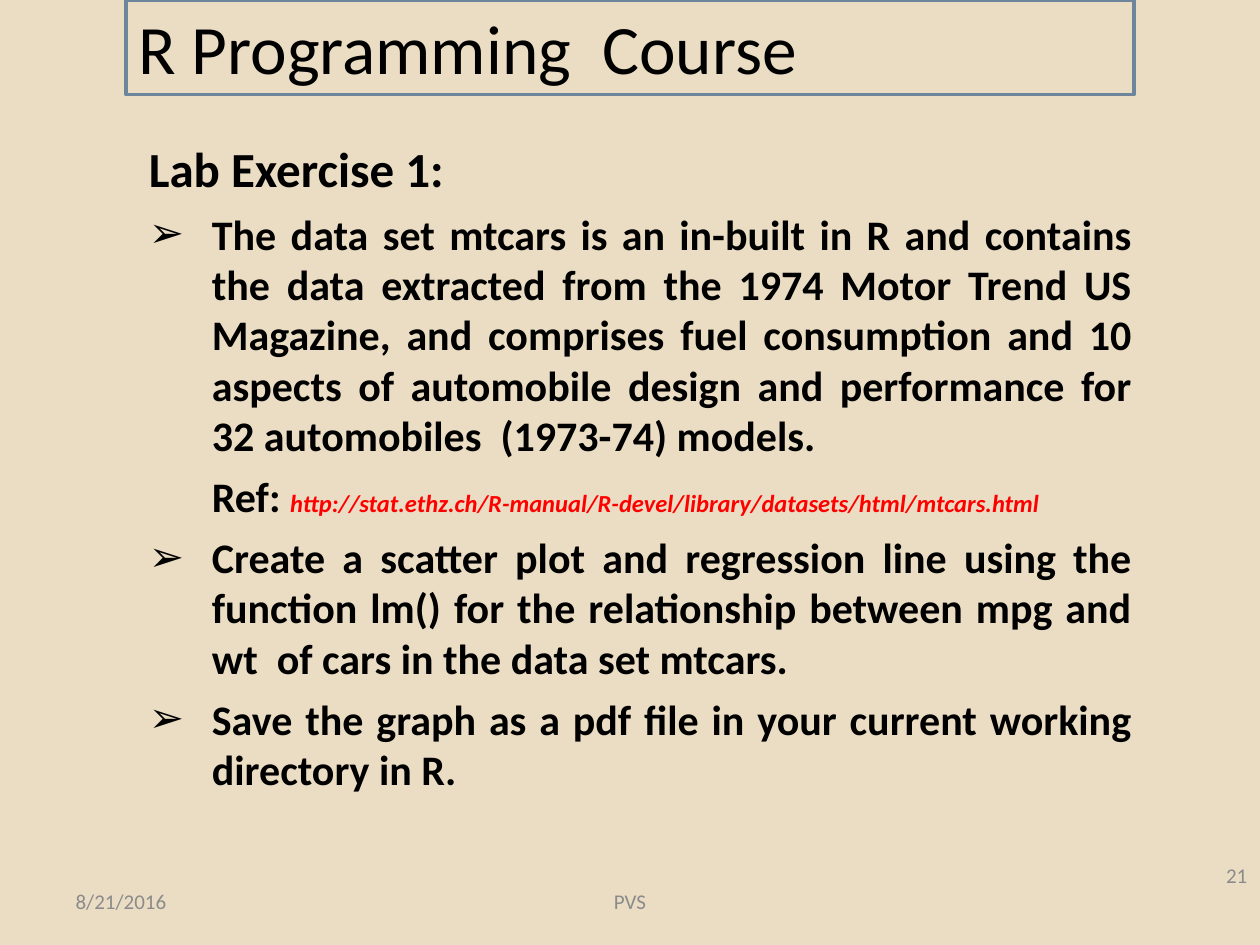
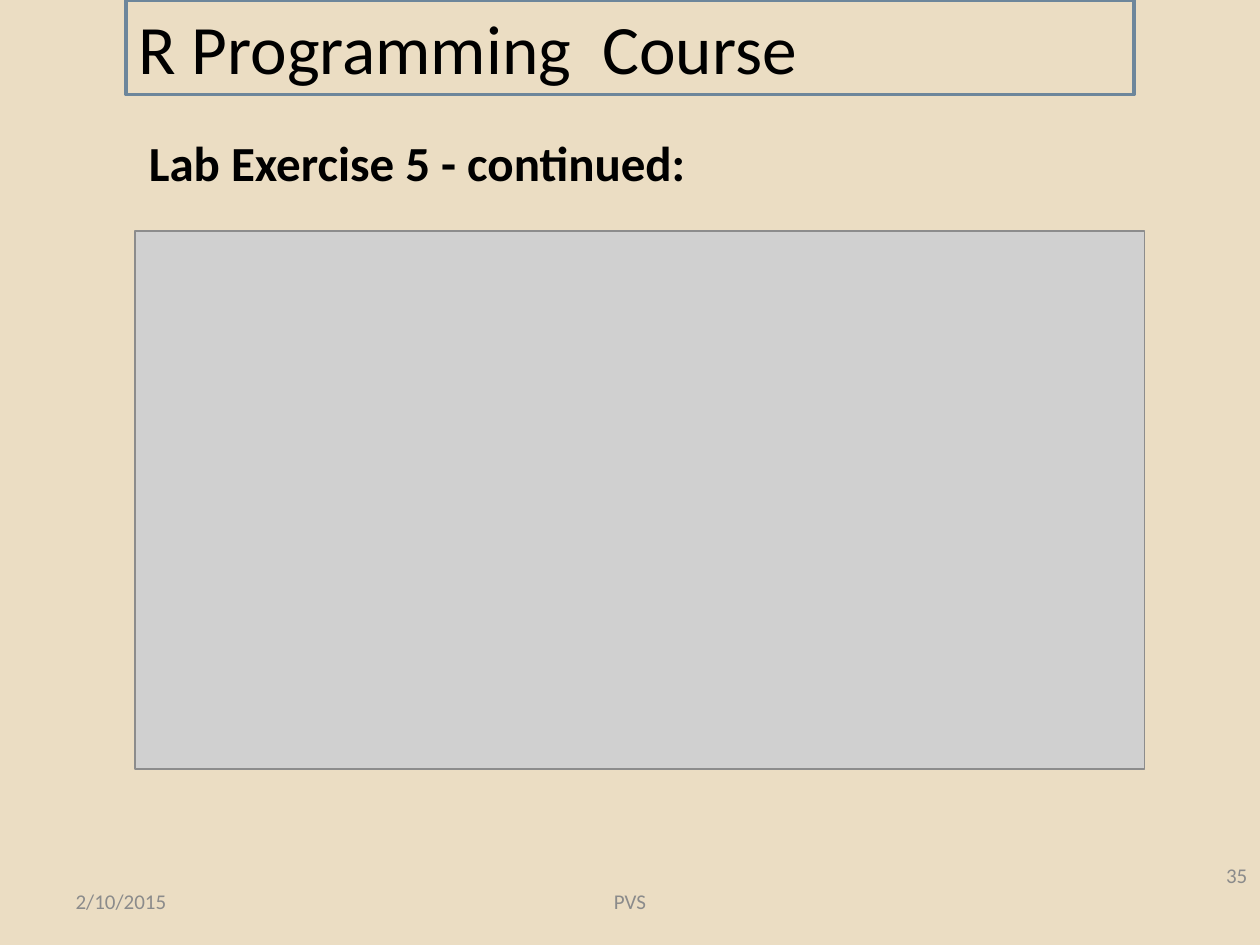
Before and after one commit to pvs-greatlakes/R-materials, a slide deck: slide 35 of R Programming_Lessons_4.pptx (slide 21 before the commit). Drawn at 1260x945 pixels with LibreOffice and Linux fonts; fonts in the diff are those of the drawing; grey boxes stand for pictures; background and template pictures are left out. Boxes give left, top, right and bottom in pixels: in the first picture for what was removed or moved away, otherwise in the second. Text is boxed around its words. In the diff, an @@ line names an element or a change of style, - is before the commit and + after.

Commit message:
Add files via upload
PPTs added

```diff
--- a/R Programming_Lessons_4.pptx
+++ b/R Programming_Lessons_4.pptx
@@ text added at box(149, 146, 685, 182), 28 pt, text #000000, bold @@
+Lab Exercise 5 - continued:
@@ text removed at box(149, 152, 1132, 792) @@
-Lab Exercise 1:
-➢ The data set mtcars is an in-built in R and contains the data extracted from the 1974 Motor Trend US Magazine, and comprises fuel consumption and 10 aspects of automobile design and performance for 32 automobiles (1973-74) models.
-Ref: http://stat.ethz.ch/R-manual/R-devel/library/datasets/html/mtcars.html
-➢ Create a scatter plot and regression line using the function lm() for the relationship between mpg and wt of cars in the data set mtcars.
-➢ Save the graph as a pdf file in your current working directory in R.
@@ picture added at box(135, 231, 1144, 769) @@
@@ page number at box(1226, 869, 1247, 883): text changed @@
-21
+35
@@ text at box(76, 894, 167, 910): text changed @@
-8/21/2016
+2/10/2015
```
Also in this commit, not shown: 11 other slides changed, 30 slides added, 15 slides removed, 6 other files.
